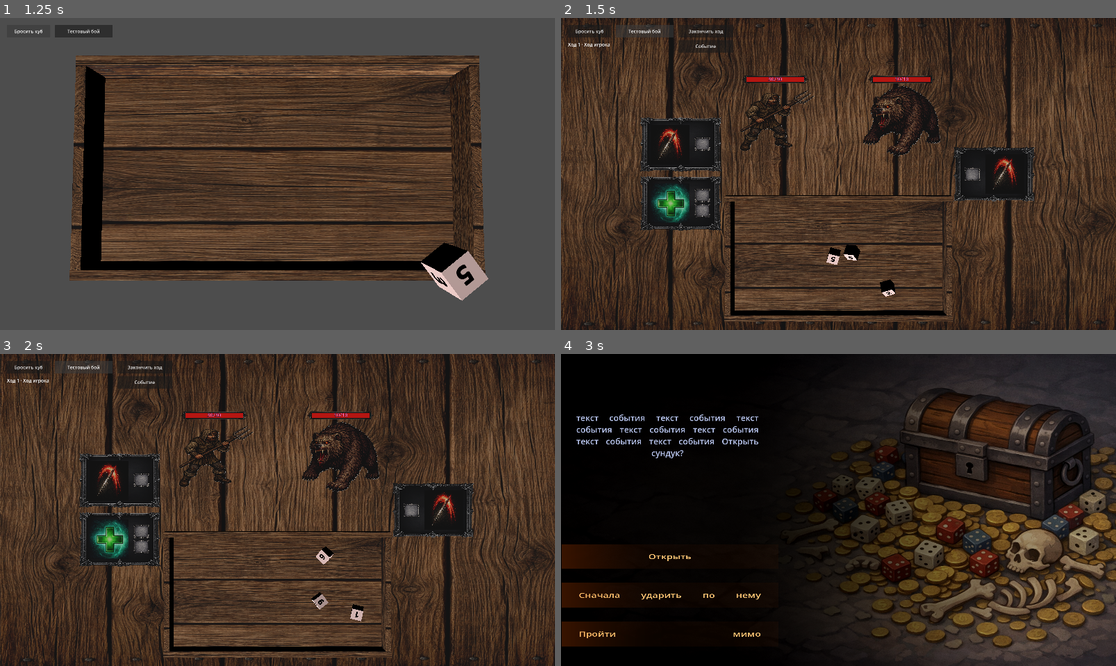
Above: before the commit, frames 1-4 (two rows, left to right).
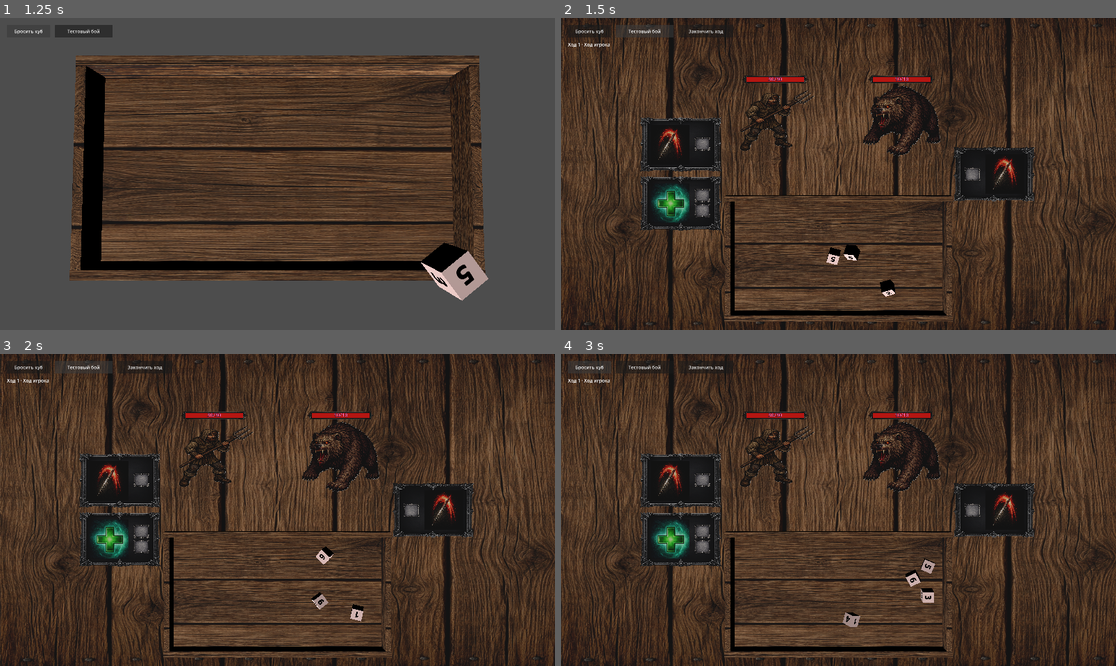
Above: after the commit, the same moments.

Repository: olegbogai-web/dicegame
Game: Godot game, scene res://scenes/board.tscn
The game is run twice, just before and just after one commit, with the same random seed, the same clock (stepped at 60 frames per second) and the same inputs.
Inputs (mouse positions are in pixels of both pictures, inside the frame that each line leads up to):
- Up to frame 1 (1.25 s): click "Бросить куб" at 0.5 s
- Up to frame 2 (1.5 s): click "Тестовый бой" at 1.25 s
- Up to frame 3 (2 s): no input
- Up to frame 4 (3 s): click (705, 382) at 2 s, where only the run before the commit has a clickable "Событие"; click (588, 366) at 2.75 s, where only the run after the commit has a clickable "Бросить куб"

Frame 1 is identical in both runs. In frame 2, 0.2% of the frame differs, in the area x 21-31%, y 7-12%; in frame 3, 0.2%; in frame 4, 77%, in the area x 0-100%, y 0-100%.

Commit message:
Revert "Добавить тестовую EventRoom, data-driven модель событий и бросок куба"

Diff:
--- a/content/events/definitions/test_event.tres
+++ /dev/null
@@ -1,14 +0,0 @@
-[gd_resource type="Resource" script_class="EventDefinition" format=3]
-
-[ext_resource type="Script" path="res://content/events/resources/event_definition.gd" id="1_event"]
-[ext_resource type="Texture2D" path="res://assets/events/chess-govnes.png" id="2_bg"]
-[ext_resource type="Resource" path="res://content/events/definitions/test_event_open_choice.tres" id="3_choice"]
-[ext_resource type="Resource" path="res://content/events/definitions/test_event_hit_choice.tres" id="4_choice"]
-[ext_resource type="Resource" path="res://content/events/definitions/test_event_skip_choice.tres" id="5_choice"]
-
-[resource]
-script = ExtResource("1_event")
-event_id = &"test_event"
-background_texture = ExtResource("2_bg")
-event_text = "текст события текст события текст события текст события текст события текст события текст события Открыть сундук?"
-choices = Array[Resource]([ExtResource("3_choice"), ExtResource("4_choice"), ExtResource("5_choice")])
--- a/content/events/definitions/test_event_hit_choice.tres
+++ /dev/null
@@ -1,30 +0,0 @@
-[gd_resource type="Resource" script_class="EventChoiceDefinition" format=3]
-
-[ext_resource type="Script" path="res://content/events/resources/event_choice_definition.gd" id="1_choice"]
-[ext_resource type="Script" path="res://content/events/resources/event_outcome_definition.gd" id="2_outcome"]
-
-[sub_resource type="Resource" id="OutcomeGreen"]
-script = ExtResource("2_outcome")
-color = 0
-text = "получите сокровище"
-
-[sub_resource type="Resource" id="OutcomeYellow"]
-script = ExtResource("2_outcome")
-color = 1
-text = "сундук разбит. И содержимое вместе с ним. Возможно, до конца своих дней вы не узнаете, был ли это мимик или вам просто померещилось."
-
-[sub_resource type="Resource" id="OutcomeRed"]
-script = ExtResource("2_outcome")
-color = 2
-text = "сундук разбит. И содержимое вместе с ним. Возможно, до конца своих дней вы не узнаете, был ли это мимик или вам просто померещилось."
-
-[resource]
-script = ExtResource("1_choice")
-choice_id = &"hit_first"
-choice_text = "Сначала ударить по нему"
-green_faces = 2
-yellow_faces = 4
-red_faces = 0
-green_outcome = SubResource("OutcomeGreen")
-yellow_outcome = SubResource("OutcomeYellow")
-red_outcome = SubResource("OutcomeRed")
--- a/content/events/definitions/test_event_open_choice.tres
+++ /dev/null
@@ -1,30 +0,0 @@
-[gd_resource type="Resource" script_class="EventChoiceDefinition" format=3]
-
-[ext_resource type="Script" path="res://content/events/resources/event_choice_definition.gd" id="1_choice"]
-[ext_resource type="Script" path="res://content/events/resources/event_outcome_definition.gd" id="2_outcome"]
-
-[sub_resource type="Resource" id="OutcomeGreen"]
-script = ExtResource("2_outcome")
-color = 0
-text = "получите сокровище"
-
-[sub_resource type="Resource" id="OutcomeYellow"]
-script = ExtResource("2_outcome")
-color = 1
-text = "сундук пуст"
-
-[sub_resource type="Resource" id="OutcomeRed"]
-script = ExtResource("2_outcome")
-color = 2
-text = "это мимик!"
-
-[resource]
-script = ExtResource("1_choice")
-choice_id = &"open"
-choice_text = "Открыть"
-green_faces = 4
-yellow_faces = 1
-red_faces = 1
-green_outcome = SubResource("OutcomeGreen")
-yellow_outcome = SubResource("OutcomeYellow")
-red_outcome = SubResource("OutcomeRed")
--- a/content/events/definitions/test_event_skip_choice.tres
+++ /dev/null
@@ -1,30 +0,0 @@
-[gd_resource type="Resource" script_class="EventChoiceDefinition" format=3]
-
-[ext_resource type="Script" path="res://content/events/resources/event_choice_definition.gd" id="1_choice"]
-[ext_resource type="Script" path="res://content/events/resources/event_outcome_definition.gd" id="2_outcome"]
-
-[sub_resource type="Resource" id="OutcomeGreen"]
-script = ExtResource("2_outcome")
-color = 0
-text = "вам улыбнулась удача"
-
-[sub_resource type="Resource" id="OutcomeYellow"]
-script = ExtResource("2_outcome")
-color = 1
-text = "ничего не произошло"
-
-[sub_resource type="Resource" id="OutcomeRed"]
-script = ExtResource("2_outcome")
-color = 2
-text = "ничего не произошло"
-
-[resource]
-script = ExtResource("1_choice")
-choice_id = &"skip"
-choice_text = "Пройти мимо"
-green_faces = 1
-yellow_faces = 5
-red_faces = 0
-green_outcome = SubResource("OutcomeGreen")
-yellow_outcome = SubResource("OutcomeYellow")
-red_outcome = SubResource("OutcomeRed")
--- a/content/events/resources/event_choice_definition.gd
+++ /dev/null
@@ -1,28 +0,0 @@
-@tool
-extends Resource
-class_name EventChoiceDefinition
-
-const EventOutcomeDefinition = preload("res://content/events/resources/event_outcome_definition.gd")
-
-@export var choice_id: StringName
-@export_multiline var choice_text := ""
-@export_range(0, 6, 1) var green_faces := 0
-@export_range(0, 6, 1) var yellow_faces := 0
-@export_range(0, 6, 1) var red_faces := 0
-
-@export var green_outcome: EventOutcomeDefinition
-@export var yellow_outcome: EventOutcomeDefinition
-@export var red_outcome: EventOutcomeDefinition
-
-
-func get_total_faces() -> int:
-	return green_faces + yellow_faces + red_faces
-
-
-func is_valid_choice() -> bool:
-	return not choice_id.is_empty() \
-		and not choice_text.is_empty() \
-		and get_total_faces() > 0 \
-		and green_outcome != null \
-		and yellow_outcome != null \
-		and red_outcome != null
--- a/content/events/resources/event_definition.gd
+++ /dev/null
@@ -1,19 +0,0 @@
-@tool
-extends Resource
-class_name EventDefinition
-
-const EventChoiceDefinition = preload("res://content/events/resources/event_choice_definition.gd")
-
-@export var event_id: StringName
-@export var background_texture: Texture2D
-@export_multiline var event_text := ""
-@export var choices: Array[EventChoiceDefinition] = []
-
-
-func is_valid_event() -> bool:
-	if event_id.is_empty() or background_texture == null or event_text.is_empty() or choices.is_empty():
-		return false
-	for choice in choices:
-		if choice == null or not choice.is_valid_choice():
-			return false
-	return true
--- a/content/events/resources/event_outcome_definition.gd
+++ /dev/null
@@ -1,14 +0,0 @@
-@tool
-extends Resource
-class_name EventOutcomeDefinition
-
-
-enum OutcomeColor {
-	GREEN,
-	YELLOW,
-	RED,
-}
-
-
-@export var color: OutcomeColor = OutcomeColor.YELLOW
-@export_multiline var text := ""
--- a/scenes/battle_table.gd
+++ b/scenes/battle_table.gd
@@ -32,7 +32,6 @@
 @onready var _player_ability_template: MeshInstance3D = $ability_frame
 @onready var _monster_ability_template: MeshInstance3D = $ability_frame2
 @onready var _end_turn_button: Button = $UI/EndTurnButton
-@onready var _event_button: Button = $UI/EventButton
 @onready var _turn_status_label: Label = $UI/TurnStatusLabel
 
 var battle_room_data: BattleRoom
@@ -53,8 +52,6 @@
 	set_physics_process(true)
 	if _end_turn_button != null and not _end_turn_button.pressed.is_connected(_on_end_turn_button_pressed):
 		_end_turn_button.pressed.connect(_on_end_turn_button_pressed)
-	if _event_button != null and not _event_button.pressed.is_connected(_on_event_button_pressed):
-		_event_button.pressed.connect(_on_event_button_pressed)
 	if battle_room_data == null:
 		configure_from_battle_room(BattleRoomScript.create_test_battle_room())
 	else:
@@ -987,12 +984,6 @@
 	_advance_to_next_turn()
 
 
-func _on_event_button_pressed() -> void:
-	var result := get_tree().change_scene_to_file("res://scenes/event_room.tscn")
-	if result != OK:
-		push_warning("Не удалось открыть сцену события.")
-
-
 func _advance_to_next_turn() -> void:
 	if battle_room_data == null or _turn_transition_in_progress:
 		return
@@ -1024,8 +1015,6 @@
 func _update_turn_ui() -> void:
 	if _end_turn_button != null:
 		_end_turn_button.disabled = battle_room_data == null or not battle_room_data.is_player_turn() or _activation_in_progress or battle_room_data.is_battle_over()
-	if _event_button != null:
-		_event_button.disabled = _activation_in_progress
 	if _turn_status_label == null:
 		return
 	if battle_room_data == null:
--- a/scenes/event_room.gd
+++ /dev/null
@@ -1,248 +0,0 @@
-extends Node3D
-
-const BoardController = preload("res://ui/scripts/board_controller.gd")
-const Dice = preload("res://content/dice/dice.gd")
-const DiceThrowRequestScript = preload("res://content/dice/dice_throw_request.gd")
-const EventDefinition = preload("res://content/events/resources/event_definition.gd")
-const EventChoiceDefinition = preload("res://content/events/resources/event_choice_definition.gd")
-const EventOutcomeDefinition = preload("res://content/events/resources/event_outcome_definition.gd")
-const EventData = preload("res://content/events/definitions/test_event.tres")
-const BaseDiceScene = preload("res://content/resources/base_cube.tscn")
-const DiceFaceDefinition = preload("res://content/dice/resources/dice_face_definition.gd")
-const DiceDefinition = preload("res://content/dice/resources/dice_definition.gd")
-
-const FULLSCREEN_DICE_SIZE := Vector3(4.0, 4.0, 4.0)
-const COLLAPSE_SCALE_X := 0.03
-const COLLAPSE_DURATION := 0.1
-
-@onready var _camera: Camera3D = $camera_event
-@onready var _event_label: Label3D = $text_event
-@onready var _background: MeshInstance3D = $background
-@onready var _choice_template: MeshInstance3D = $choice_background
-@onready var _board: BoardController = $board
-
-var _event_definition: EventDefinition
-var _choice_nodes: Array[Dictionary] = []
-var _selected_choice: EventChoiceDefinition
-var _event_dice: Dice
-var _is_resolving := false
-
-
-func _ready() -> void:
-	if _camera != null:
-		_camera.current = true
-	_hide_board_ui()
-	_setup_event(EventData)
-
-
-func _hide_board_ui() -> void:
-	if _board == null:
-		return
-	var board_ui := _board.get_node_or_null(^"UI") as CanvasLayer
-	if board_ui != null:
-		board_ui.visible = false
-
-
-func _setup_event(definition: EventDefinition) -> void:
-	if definition == null or not definition.is_valid_event():
-		push_warning("Event definition is invalid.")
-		return
-	_event_definition = definition
-	_apply_background(definition.background_texture)
-	_event_label.text = definition.event_text
-	_build_choices(definition.choices)
-
-
-func _apply_background(texture: Texture2D) -> void:
-	if _background == null or texture == null:
-		return
-	var material := _background.material_override as ShaderMaterial
-	if material == null:
-		return
-	material = material.duplicate()
-	material.set_shader_parameter("background", texture)
-	_background.material_override = material
-
-
-func _build_choices(choices: Array[EventChoiceDefinition]) -> void:
-	_clear_choices()
-	if _choice_template == null:
-		return
-	var z_step := 1.25
-	for index in choices.size():
-		var choice := choices[index]
-		if choice == null:
-			continue
-		var choice_node := _choice_template if index == 0 else _choice_template.duplicate() as MeshInstance3D
-		if index > 0:
-			choice_node.name = "choice_background_%d" % index
-			add_child(choice_node)
-		var origin := _choice_template.transform.origin
-		origin.z += z_step * float(index)
-		choice_node.transform = Transform3D(choice_node.transform.basis, origin)
-		var label := choice_node.get_node_or_null(^"text_choice") as Label3D
-		if label != null:
-			label.text = choice.choice_text
-		_ensure_choice_click_body(choice_node, index)
-		_choice_nodes.append({
-			"choice": choice,
-			"background": choice_node,
-			"label": label,
-		})
-
-
-func _ensure_choice_click_body(choice_node: MeshInstance3D, choice_index: int) -> void:
-	var click_body := choice_node.get_node_or_null(^"choice_click") as StaticBody3D
-	if click_body == null:
-		click_body = StaticBody3D.new()
-		click_body.name = "choice_click"
-		choice_node.add_child(click_body)
-		click_body.owner = get_tree().edited_scene_root
-
-	var collision := click_body.get_node_or_null(^"collision") as CollisionShape3D
-	if collision == null:
-		collision = CollisionShape3D.new()
-		collision.name = "collision"
-		click_body.add_child(collision)
-		collision.owner = get_tree().edited_scene_root
-	if collision.shape == null:
-		var shape := BoxShape3D.new()
-		shape.size = Vector3(1.8, 0.8, 1.0)
-		collision.shape = shape
-
-	if not click_body.input_event.is_connected(_on_choice_input_event):
-		click_body.input_event.connect(_on_choice_input_event.bind(choice_index))
-
-
-func _on_choice_input_event(_camera: Camera3D, event: InputEvent, _event_position: Vector3, _normal: Vector3, _shape_idx: int, choice_index: int) -> void:
-	if _is_resolving:
-		return
-	if event is InputEventMouseButton and event.button_index == MOUSE_BUTTON_LEFT and event.pressed:
-		_select_choice(choice_index)
-
-
-func _select_choice(choice_index: int) -> void:
-	if choice_index < 0 or choice_index >= _choice_nodes.size():
-		return
-	_selected_choice = _choice_nodes[choice_index].get("choice") as EventChoiceDefinition
-	if _selected_choice == null:
-		return
-	_is_resolving = true
-	for choice_data in _choice_nodes:
-		var body := (choice_data.get("background") as MeshInstance3D).get_node_or_null(^"choice_click") as StaticBody3D
-		if body != null:
-			body.process_mode = Node.PROCESS_MODE_DISABLED
-	await _collapse_content()
-	await _throw_event_dice_and_resolve()
-
-
-func _collapse_content() -> void:
-	var tween := create_tween()
-	tween.set_parallel(true)
-	for choice_data in _choice_nodes:
-		var choice_background := choice_data.get("background") as MeshInstance3D
-		var choice_label := choice_data.get("label") as Label3D
-		if choice_background != null:
-			tween.tween_property(choice_background, "scale:x", COLLAPSE_SCALE_X, COLLAPSE_DURATION)
-		if choice_label != null:
-			tween.tween_property(choice_label, "scale:x", COLLAPSE_SCALE_X, COLLAPSE_DURATION)
-	tween.tween_property(_event_label, "scale:x", COLLAPSE_SCALE_X, COLLAPSE_DURATION)
-	await tween.finished
-
-
-func _throw_event_dice_and_resolve() -> void:
-	if _board == null or _selected_choice == null:
-		return
-	var dice_definition := _build_event_dice_definition(_selected_choice)
-	if dice_definition == null:
-		return
-	var request := DiceThrowRequestScript.create(BaseDiceScene, Vector3.ZERO, 1.0, FULLSCREEN_DICE_SIZE, {
-		"definition": dice_definition,
-		"owner": &"event",
-	})
-	var dice_array := _board.throw_dice([request])
-	if dice_array.is_empty():
-		return
-	_event_dice = dice_array[0] as Dice
-	if _event_dice == null:
-		return
-	await _wait_for_die_to_stop(_event_dice)
-	var outcome_text := _resolve_outcome_text(_event_dice, _selected_choice)
-	_event_dice.queue_free()
-	_show_outcome_text(outcome_text)
-
-
-func _wait_for_die_to_stop(dice: Dice) -> void:
-	if dice == null:
-		return
-	while is_instance_valid(dice) and not dice.sleeping:
-		await get_tree().physics_frame
-
-
-func _resolve_outcome_text(dice: Dice, choice: EventChoiceDefinition) -> String:
-	if dice == null or choice == null:
-		return ""
-	var top_face := dice.get_top_face()
-	if top_face == null:
-		return ""
-	var color := _classify_color(top_face.overlay_tint)
-	match color:
-		EventOutcomeDefinition.OutcomeColor.GREEN:
-			return choice.green_outcome.text
-		EventOutcomeDefinition.OutcomeColor.RED:
-			return choice.red_outcome.text
-		_:
-			return choice.yellow_outcome.text
-
-
-func _show_outcome_text(outcome_text: String) -> void:
-	_event_label.text = outcome_text
-	_event_label.scale = Vector3.ONE
-
-
-func _classify_color(color: Color) -> EventOutcomeDefinition.OutcomeColor:
-	if color.g > color.r and color.g > color.b:
-		return EventOutcomeDefinition.OutcomeColor.GREEN
-	if color.r > color.g and color.r > color.b:
-		return EventOutcomeDefinition.OutcomeColor.RED
-	return EventOutcomeDefinition.OutcomeColor.YELLOW
-
-
-func _build_event_dice_definition(choice: EventChoiceDefinition) -> DiceDefinition:
-	if choice == null:
-		return null
-	var face_colors: Array[Color] = []
-	for _index in choice.green_faces:
-		face_colors.append(Color(0.2, 0.9, 0.4, 1.0))
-	for _index in choice.yellow_faces:
-		face_colors.append(Color(1.0, 0.86, 0.25, 1.0))
-	for _index in choice.red_faces:
-		face_colors.append(Color(0.95, 0.22, 0.22, 1.0))
-	if face_colors.size() < 6:
-		for _index in 6 - face_colors.size():
-			face_colors.append(Color(1.0, 0.86, 0.25, 1.0))
-
-	face_colors.shuffle()
-
-	var definition := DiceDefinition.new()
-	definition.dice_name = "event_dice"
-	definition.size_multiplier = Vector3(3.0, 3.0, 3.0)
-	definition.base_color = Color(0.95, 0.95, 0.95, 1.0)
-
-	var faces: Array[DiceFaceDefinition] = []
-	for index in 6:
-		var face := DiceFaceDefinition.new()
-		face.text_value = str(index + 1)
-		face.overlay_tint = face_colors[index]
-		face.text_color = Color(0.05, 0.05, 0.05, 1.0)
-		faces.append(face)
-	definition.faces = faces
-	return definition
-
-
-func _clear_choices() -> void:
-	for choice_data in _choice_nodes:
-		var choice_background := choice_data.get("background") as MeshInstance3D
-		if choice_background != null and choice_background != _choice_template:
-			choice_background.queue_free()
-	_choice_nodes.clear()
--- a/scenes/event_room.tscn
+++ b/scenes/event_room.tscn
@@ -1,6 +1,5 @@
 [gd_scene format=3 uid="uid://eeobcwwda1af"]
 
-[ext_resource type="Script" path="res://scenes/event_room.gd" id="1_event_room_script"]
 [ext_resource type="Shader" uid="uid://bepfpefwcwx4g" path="res://assets/shaders/50dark_shader.gdshader" id="1_k00fv"]
 [ext_resource type="Texture2D" uid="uid://bxpuei70wl7q3" path="res://assets/events/chess-govnes.png" id="2_qvg7m"]
 [ext_resource type="Shader" uid="uid://bd34jl5c1gnfk" path="res://scenes/orange_shader.gdshader" id="3_spmpp"]
@@ -23,11 +22,9 @@
 size = Vector3(3.7541618, 1, 2.386538)
 
 [node name="Node3D" type="Node3D" unique_id=978277730]
-script = ExtResource("1_event_room_script")
 
 [node name="camera_event" type="Camera3D" parent="." unique_id=1850936957]
 transform = Transform3D(1, 0, 0, 0, -4.371139e-08, 1, 0, -1, -4.371139e-08, 0, 100, 0)
-current = true
 fov = 5.8
 
 [node name="DirectionalLight3D" type="DirectionalLight3D" parent="." unique_id=1305639632]
--- a/scenes/new_battle_table.tscn
+++ b/scenes/new_battle_table.tscn
@@ -199,13 +199,6 @@
 offset_bottom = 68.0
 text = "Закончить ход"
 
-[node name="EventButton" type="Button" parent="UI"]
-offset_left = 406.0
-offset_top = 76.0
-offset_right = 596.0
-offset_bottom = 120.0
-text = "Событие"
-
 [node name="TurnStatusLabel" type="Label" parent="UI" unique_id=151234003]
 offset_left = 24.0
 offset_top = 80.0
